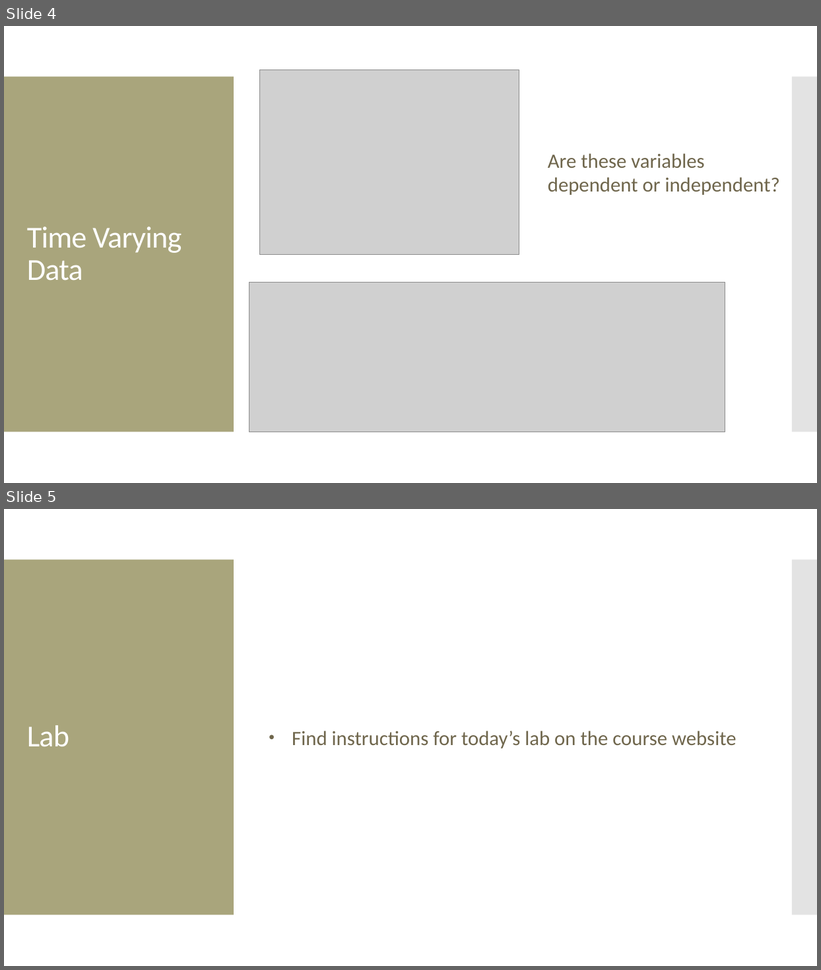
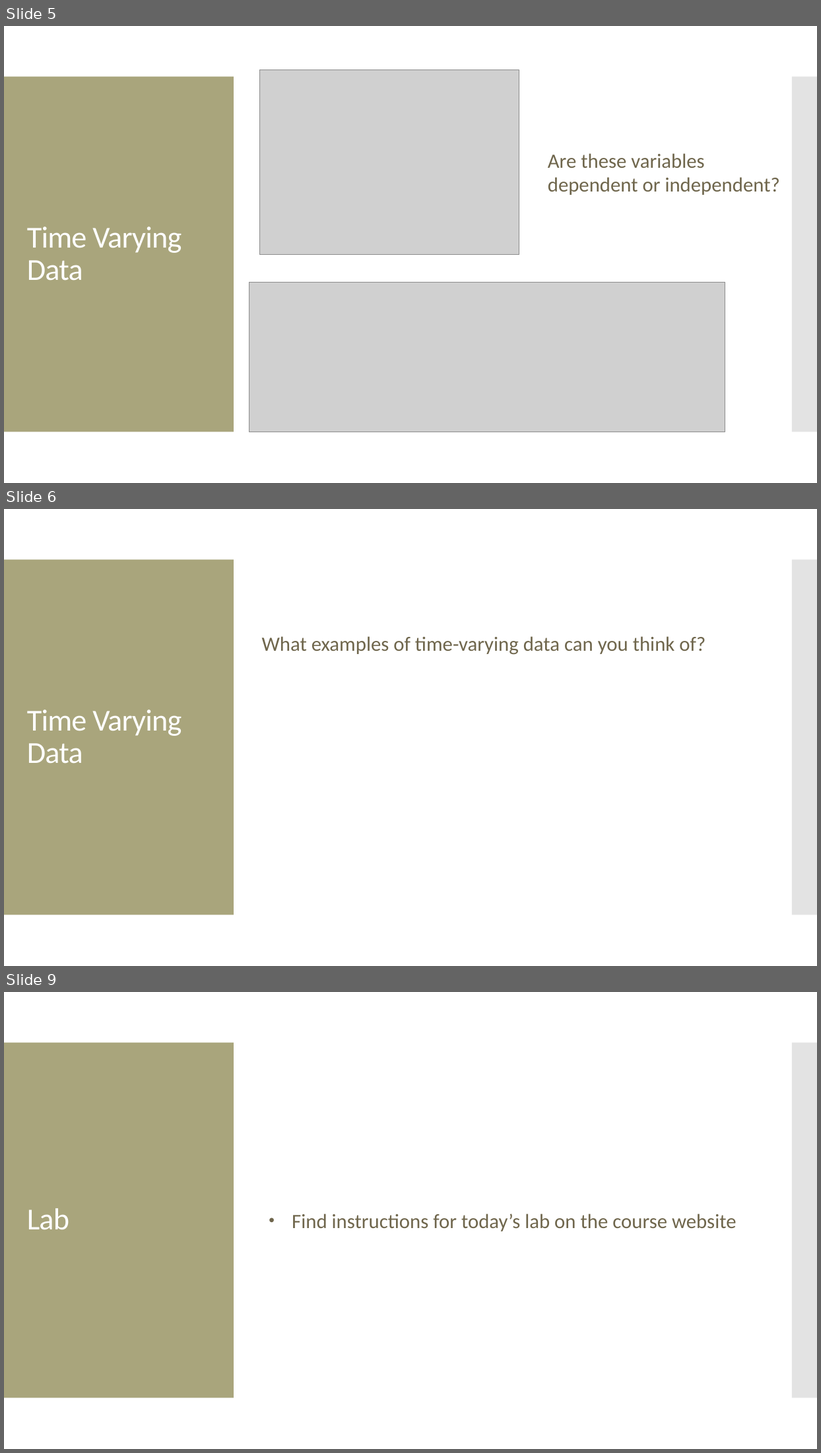
Before and after one commit to amosca01/SDS-CS235, a slide deck: slides/06-time-varying-data.pptx. Shown one above the other, each under a label of ours: slides 4 and 5 before the commit, slides 5, 6 and 9 after it; the slides between them are not shown. The pictures are 821x970 and 821x1453 pixels, drawn with LibreOffice and Linux fonts; fonts in the diff are those of the drawing; grey boxes stand for pictures. Boxes give left, top, right and bottom in pixels: in the first picture for what was removed or moved away, otherwise in the second. Text is boxed around its words. In the diff, an @@ line names an element or a change of style, - is before the commit and + after.

```diff
--- a/slides/06-time-varying-data.pptx
+++ b/slides/06-time-varying-data.pptx
@@ slide 6 added at box(4, 509, 817, 966), background #FFFFFF; not listed: 2 template elements that a slide beside it also shows @@
@@ text added at box(262, 636, 706, 655), 24 pt, text #6F664C @@
+What examples of time-varying data can you think of?
@@ title added at box(27, 710, 182, 764), 36 pt, text #FFFFFF @@
+Time Varying Data
@@ what was slide 4 is now slide 5 @@
@@ what was slide 5 is now slide 9 @@
```
Also in this commit, not shown: 2 slides changed, 3 other slides added.
